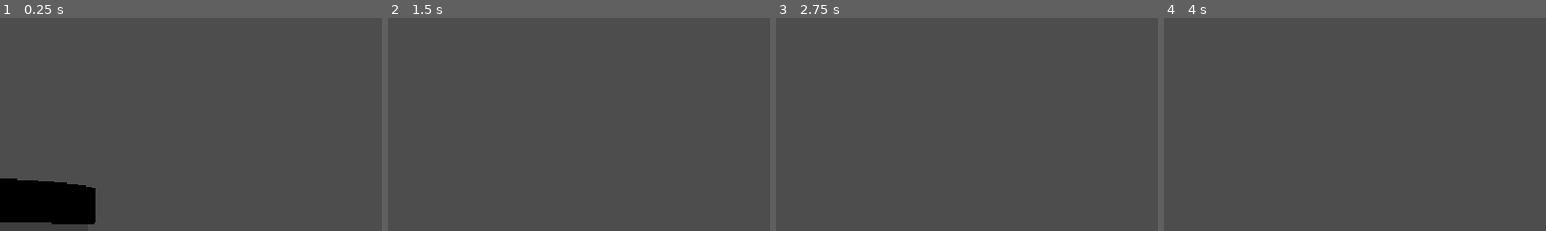
Above: before the commit, frames 1-4 (left to right).
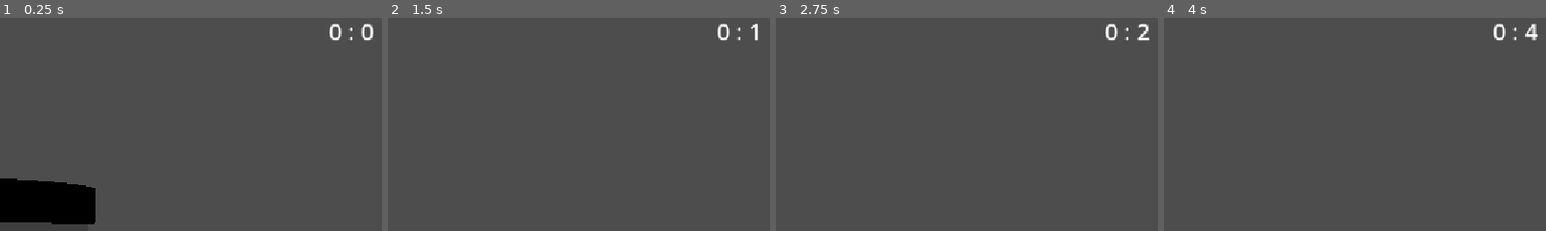
Above: after the commit, the same moments.

Repository: GameDevProjectGE362785/Banjong-GameHorror-Using-Voice-Commands-for-In-Game-Character-Control
Game: Godot game, scene res://Test/Test.tscn
Same seed, same stepped clock (60 frames per second), same inputs: the game is played once before the commit and once after it.
Inputs (mouse positions are % of the whole screen's width and height, from its top left):
- Up to frame 1 (0.25 s): no input
- Up to frame 2 (1.5 s): tap Enter (ui_accept) at 0.5, 0.77 s; move the mouse to (55, 49) at 0.52 s; hold Up (ui_up) from 0.53 s (still down); tap F (PickUp) at 0.6 s; move the mouse to (45, 50) at 1.27 s; tap G (flashlight) at 1.35 s
- Up to frame 3 (2.75 s): keep holding Up (ui_up); tap Enter (ui_accept) at 1.52, 2 s; move the mouse to (52, 48) at 2.02 s; tap F (PickUp) at 2.1 s
- Up to frame 4 (4 s): keep holding Up (ui_up); tap Enter (ui_accept) at 2.75, 3.02, 3.5, 3.77 s; move the mouse to (49, 51) at 2.77 s; tap G (flashlight) at 2.85 s; move the mouse to (57, 51) at 3.52 s; tap F (PickUp) at 3.6 s
The pictures show only the part of the screen within x 4-54%, y 0-50%; the shares and areas given below are measured in that part.

The runs differ from the first frame. In frame 1, 0.4% of the frame differs, in the area x 86-98%, y 2-11%; in frame 2, 0.3%; in frame 3, 0.4%; in frame 4, 0.4%.

Commit message:
add GameClock

Diff:
--- /dev/null
+++ b/game-project-ge/Asset/GameClock/game_clock.gd
@@ -0,0 +1,73 @@
+extends Node
+
+signal hour_tick(hour: int)
+signal time_changed(hour: int, minute: int)
+signal night_finished
+
+const START_TIME_SECONDS := 0.0
+const END_TIME_SECONDS := 6.0 * 60.0 * 60.0
+
+## Real seconds required to advance one in-game hour.
+@export_range(0.1, 3600.0, 0.1) var time_compression := 60.0
+
+var elapsed_game_seconds := START_TIME_SECONDS
+var current_hour := 0
+var current_minute := 0
+var is_running := true
+
+
+func _ready() -> void:
+	_reset_display()
+	hour_tick.emit(current_hour)
+
+
+func _process(delta: float) -> void:
+	if not is_running:
+		return
+
+	var previous_hour := current_hour
+	elapsed_game_seconds = min(
+		elapsed_game_seconds + delta * 3600.0 / time_compression,
+		END_TIME_SECONDS
+	)
+	_update_display()
+
+	if current_hour != previous_hour:
+		hour_tick.emit(current_hour)
+
+	if elapsed_game_seconds >= END_TIME_SECONDS:
+		is_running = false
+		night_finished.emit()
+
+
+func start() -> void:
+	if elapsed_game_seconds < END_TIME_SECONDS:
+		is_running = true
+
+
+func pause() -> void:
+	is_running = false
+
+
+func reset() -> void:
+	elapsed_game_seconds = START_TIME_SECONDS
+	is_running = true
+	_reset_display()
+	hour_tick.emit(current_hour)
+
+
+func get_time_text() -> String:
+	return "%02d:%02d" % [current_hour, current_minute]
+
+
+func _reset_display() -> void:
+	current_hour = 0
+	current_minute = 0
+	time_changed.emit(current_hour, current_minute)
+
+
+func _update_display() -> void:
+	var total_minutes := int(elapsed_game_seconds / 60.0)
+	current_hour = total_minutes / 60
+	current_minute = total_minutes % 60
+	time_changed.emit(current_hour, current_minute)
--- /dev/null
+++ b/game-project-ge/Asset/GameClock/game_clock.tscn
@@ -0,0 +1,20 @@
+[gd_scene format=3 uid="uid://ps4na6ndhgc4"]
+
+[ext_resource type="Script" uid="uid://dm0sqtilj5x1r" path="res://Asset/GameClock/game_clock.gd" id="1_l26py"]
+[ext_resource type="Script" uid="uid://uos023a1r4hs" path="res://Asset/GameClock/time_display.gd" id="2_y5mq2"]
+
+[node name="GameClock" type="Node" unique_id=1905810359]
+script = ExtResource("1_l26py")
+
+[node name="TimeDisplay" type="Label" parent="." unique_id=1779260209]
+anchors_preset = -1
+anchor_right = 1.0
+anchor_bottom = 0.07561728
+grow_horizontal = 2
+theme_override_font_sizes/font_size = 35
+text = "Time"
+horizontal_alignment = 1
+script = ExtResource("2_y5mq2")
+metadata/_edit_use_anchors_ = true
+
+[connection signal="time_changed" from="." to="TimeDisplay" method="_on_game_clock_time_changed"]
--- /dev/null
+++ b/game-project-ge/Asset/GameClock/time_display.gd
@@ -0,0 +1,15 @@
+extends Label
+
+
+# Called when the node enters the scene tree for the first time.
+func _ready() -> void:
+	pass # Replace with function body.
+
+
+# Called every frame. 'delta' is the elapsed time since the previous frame.
+func _process(delta: float) -> void:
+	pass
+
+
+func _on_game_clock_time_changed(hour: int, minute: int) -> void:
+	text = "%d : %d" % [hour,minute]
--- a/game-project-ge/Test/Test.tscn
+++ b/game-project-ge/Test/Test.tscn
@@ -4,6 +4,7 @@
 [ext_resource type="PackedScene" uid="uid://kpb4chml8u5f" path="res://Asset/Box/Box.tscn" id="2_n8bxl"]
 [ext_resource type="PackedScene" uid="uid://d4a6uq4akepgb" path="res://Asset/Wrench/Wrench.tscn" id="3_pyd3v"]
 [ext_resource type="PackedScene" uid="uid://cktlshhe6u5r5" path="res://Asset/Fuse/Fuse.tscn" id="4_4l8u5"]
+[ext_resource type="PackedScene" uid="uid://ps4na6ndhgc4" path="res://Asset/GameClock/game_clock.tscn" id="5_lg8mm"]
 
 [sub_resource type="BoxShape3D" id="BoxShape3D_khhxn"]
 size = Vector3(2.0839844, 0.12188721, 2.0699463)
@@ -33,3 +34,5 @@
 
 [node name="Fuse" parent="." unique_id=1962960150 instance=ExtResource("4_4l8u5")]
 transform = Transform3D(1, 0, 0, 0, 1, 0, 0, 0, 1, -1, 0.425, -1)
+
+[node name="GameClock" parent="." unique_id=1905810359 instance=ExtResource("5_lg8mm")]
--- a/game-project-ge/project.godot
+++ b/game-project-ge/project.godot
@@ -21,6 +21,10 @@
 driver/enable_input=true
 driver/mix_rate=16000
 input/transcribe/use_gpu=false
+
+[autoload]
+
+GameClock="*res://Asset/GameClock/game_clock.gd"
 
 [display]
 
Not shown, added: game-project-ge/Asset/GameClock/game_clock.gd.uid
Not shown, added: game-project-ge/Asset/GameClock/time_display.gd.uid
Not shown, added: game-project-ge/model/บน.glb.import
Binary file added: game-project-ge/model/บน_5303ac01-4823-4f46-8af6-d4e7b1ec99d0-removebg-preview.png
Not shown, added: game-project-ge/model/บน_5303ac01-4823-4f46-8af6-d4e7b1ec99d0-removebg-preview.png.import
Binary file added: game-project-ge/model/บน_normal-map-wool-fluffy-normal-mapping_220166-5873.jpg
Not shown, added: game-project-ge/model/บน_normal-map-wool-fluffy-normal-mapping_220166-5873.jpg.import
Not shown, added: game-project-ge/model/ปลอม.glb.import
Binary file added: game-project-ge/model/ปลอม_a9b04c24-8ea2-4762-8d05-5aa008a1682f-removebg-preview.png
Not shown, added: game-project-ge/model/ปลอม_a9b04c24-8ea2-4762-8d05-5aa008a1682f-removebg-preview.png.import
Binary file added: game-project-ge/model/ปลอม_normal-map-wool-fluffy-normal-mapping_220166-5873.jpg
Not shown, added: game-project-ge/model/ปลอม_normal-map-wool-fluffy-normal-mapping_220166-5873.jpg.import
(and 6 more such lines)
